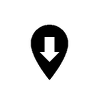
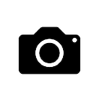
Two versions of the same layered image (100x100). Layer-by-layer changes:
added layer "Layer #2" above "Layer #1" over [18, 25, 81, 76]
hid "drop" over [28, 23, 71, 81]
